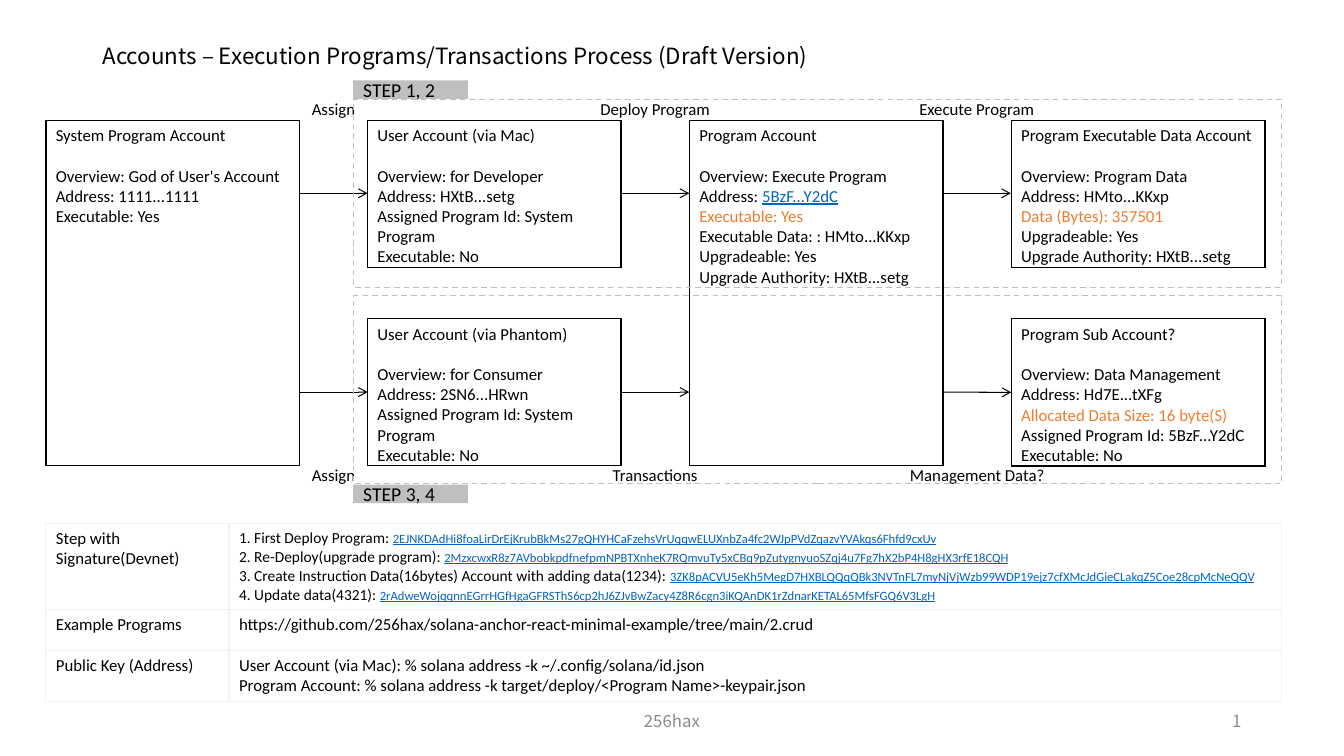
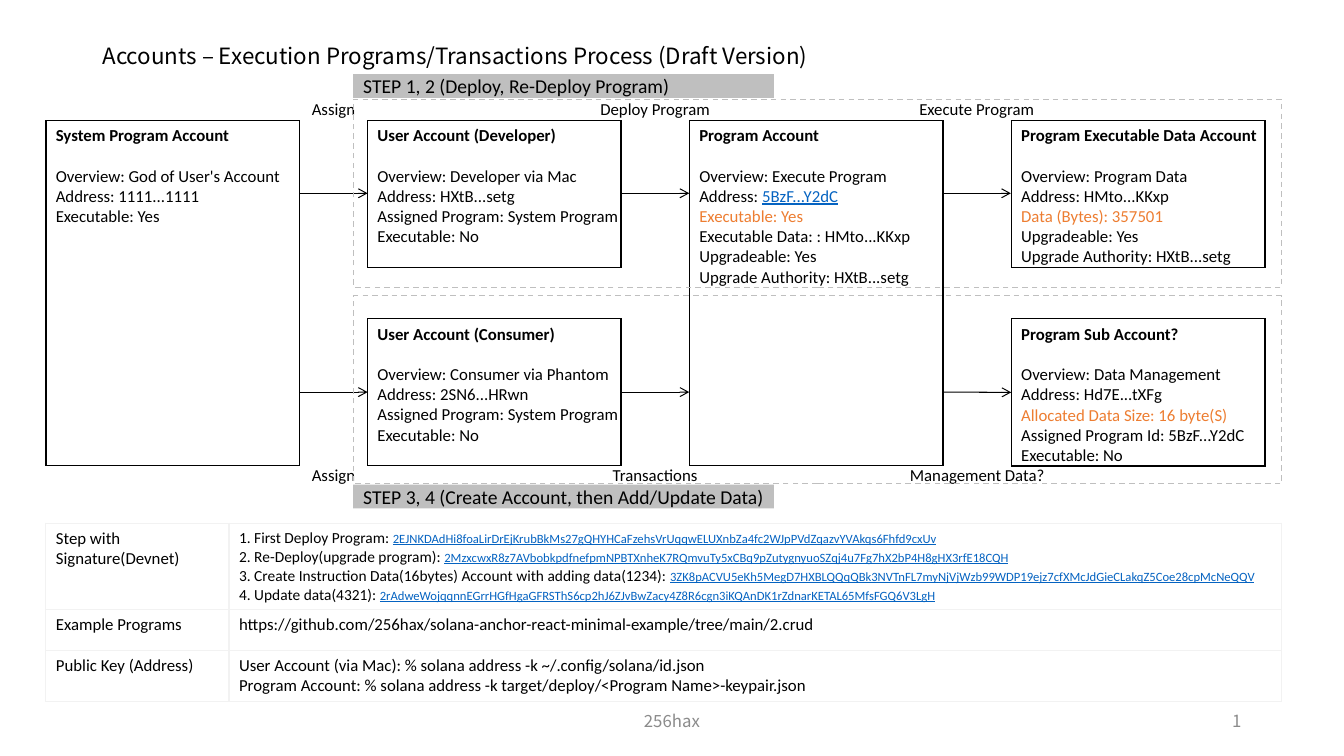
Before and after one commit to SmartGru25/Solana-React-Minimal, a slide deck: slide 2 of docs/Solana_Blockchain_Outline_Figure.pptx. Drawn at 1344x756 pixels with LibreOffice and Linux fonts; fonts in the diff are those of the drawing. Boxes give left, top, right and bottom in pixels: in the first picture for what was removed or moved away, otherwise in the second. Text is boxed around its words. In the diff, an @@ line names an element or a change of style, - is before the commit and + after.

```diff
--- a/docs/Solana_Blockchain_Outline_Figure.pptx
+++ b/docs/Solana_Blockchain_Outline_Figure.pptx
@@ rectangle "STEP 1, 2 (Deploy, Re-Deploy ..." resized from (x1=353, y1=81, x2=468, y2=99) to (x1=353, y1=75, x2=773, y2=99) @@
@@ text in rectangle at (x1=363, y1=79, x2=669, y2=99): text changed @@
-STEP 1, 2
+STEP 1, 2 (Deploy, Re-Deploy Program)
@@ text in rectangle at (x1=56, y1=130, x2=229, y2=144): bold on in "System Program Account" @@
@@ text in rectangle at (x1=377, y1=128, x2=576, y2=185): text changed @@
-User Account (via Mac)
-Overview: for Developer
+User Account (Developer)
+Overview: Developer via Mac
@@ text in rectangle at (x1=699, y1=130, x2=819, y2=144): bold on in "Program Account" @@
@@ text in rectangle at (x1=1021, y1=129, x2=1257, y2=144): bold on in "Program Executable Data Account" @@
@@ text in rectangle at (x1=377, y1=210, x2=618, y2=225): text changed @@
-Assigned Program Id: System Program
+Assigned Program: System Program
@@ text in rectangle at (x1=377, y1=327, x2=609, y2=380): text changed @@
-User Account (via Phantom)
-Overview: for Consumer
+User Account (Consumer)
+Overview: Consumer via Phantom
@@ text in rectangle at (x1=1021, y1=328, x2=1179, y2=343): bold on in "Program Sub Account?" @@
@@ text in rectangle at (x1=377, y1=408, x2=618, y2=423): text changed @@
-Assigned Program Id: System Program
+Assigned Program: System Program
@@ rectangle "STEP 3, 4 (Create Account, ..." resized from (x1=353, y1=485, x2=468, y2=503) to (x1=353, y1=485, x2=773, y2=509) @@
@@ text in rectangle at (x1=363, y1=490, x2=763, y2=510): text changed @@
-STEP 3, 4
+STEP 3, 4 (Create Account, then Add/Update Data)
```
Also in this commit, not shown: 1 slide added.
